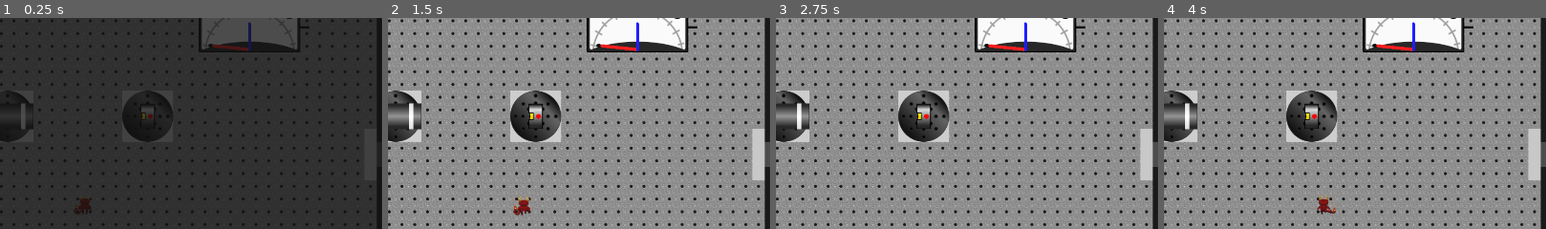
Above: before the commit, frames 1-4 (left to right).
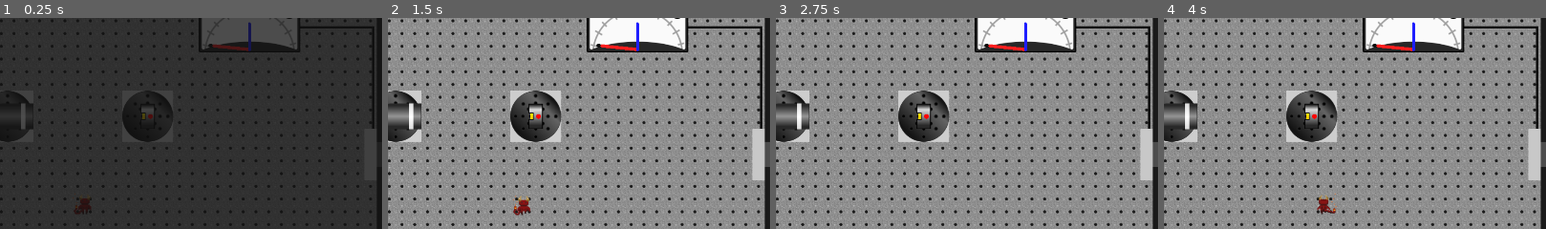
Above: after the commit, the same moments.

Repository: mbapplegate/maxwellDemon
Game: Godot game, scene res://worlds/Level001/level_001.tscn
Same seed, same stepped clock (60 frames per second), same inputs: the game is played once before the commit and once after it. This scene is started directly instead of the project's main scene.
Inputs:
- Up to frame 1 (0.25 s): no input
- Up to frame 2 (1.5 s): hold Right (right) 0.53-1.28 s; hold Shift (pull) 0.53-1.28 s; hold Down (down) from 1.28 s (still down); tap Q (rotateCCW) at 1.35 s
- Up to frame 3 (2.75 s): release Down (down) at 2.03 s; hold Right (right) from 2.03 s (still down); hold E (rotateCW) from 2.03 s (still down)
- Up to frame 4 (4 s): release Right (right) at 2.78 s; release E (rotateCW) at 2.78 s; hold Up (up) 2.78-3.53 s; tap Space (toggleEnergize) at 2.85 s; tap Enter at 3.5 s; hold Left (left) from 3.53 s (still down); hold Shift (pull) from 3.53 s (still down)
The pictures show only the part of the screen within x 49-99%, y 11-61%; the shares and areas given below are measured in that part.

The runs differ from the first frame. In frame 1, 0.4% of the frame differs, in the area x 81-98%, y 4-53%; in frame 2, 0.6%, in the area x 81-98%, y 3-53%; in frame 3, 0.6%; in frame 4, 0.6%.

Commit message:
Wirepath child sets goal wire points

Diff:
--- a/scenes/DetectorMeterAnalog/detector_meter.gd
+++ b/scenes/DetectorMeterAnalog/detector_meter.gd
@@ -35,6 +35,7 @@
 signal goalMetChanged(val:bool)
 
 func _ready():
+	var wireSet = false
 	idBall.modulate = IDColor
 	goalWire.modulate = WIRE_OFF_COLOR
 	for child in get_children():
@@ -42,6 +43,10 @@
 			child.initialize()
 			child.photonDetected.connect(_packetDetected)
 			child.idIndicator.modulate = IDColor
+		if not wireSet and child is Line2D and child.name == "WirePath":
+			setGoalWirePoints(child.points)
+			child.visible = false
+			wireSet = true
 
 	powerArray.resize(NUM_POINTS_TO_AVG)
 	powerArray.fill(0.0)
--- a/worlds/Level001/level_001.gd
+++ b/worlds/Level001/level_001.gd
@@ -1,7 +1,10 @@
 extends Node2D
 
 @onready var door = $Doorway
+@onready var player = $Player
+@export var nextSceneAlias = "MainMenu"
 func _ready():
+	player.levelComplete.connect(nextLevel)
 	for child in get_children():
 		if child is pushableObject:
 			child.initialize()
@@ -19,3 +22,6 @@
 		door.openDoor()
 	else:
 		door.closeDoor()
+
+func nextLevel():
+	SceneSwitcher.ChangeScene(nextSceneAlias)
--- a/worlds/Level001/level_001.tscn
+++ b/worlds/Level001/level_001.tscn
@@ -21,6 +21,11 @@
 [node name="DetectorMeter" parent="." instance=ExtResource("3_ieyoj")]
 position = Vector2(1568, 160)
 
+[node name="WirePath" type="Line2D" parent="DetectorMeter"]
+points = PackedVector2Array(0, 0, 310, 0, 310, 270)
+width = 6.0
+default_color = Color(0, 1, 0, 1)
+
 [node name="PointDetector" parent="DetectorMeter" instance=ExtResource("4_2aqcr")]
 position = Vector2(-256, 224)
 
